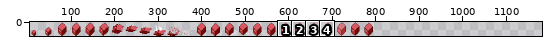
One commit to this sprite sheet: game/assets/actors/shapes/cube_enemy.png. The picture above shows the old version from afar; the outline marks the close-up.
Close-up. Before the edit:
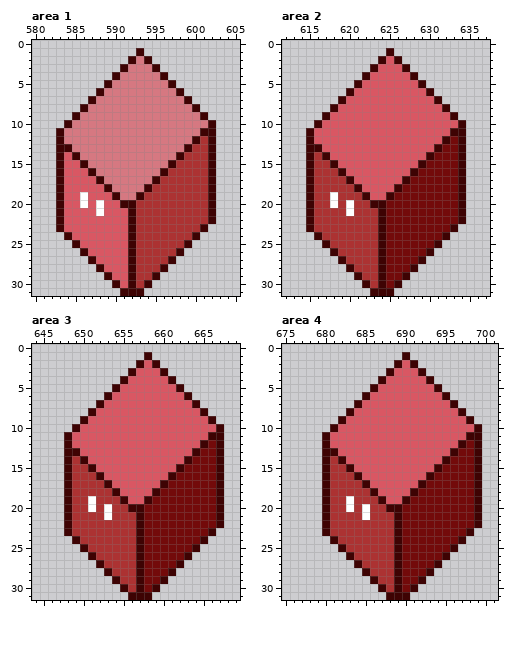
The file is 800x32 pixels. Shown: area 1: x 580..605, y 0..31; area 2: x 612..637, y 0..31; area 3: x 644..669, y 0..31; area 4: x 675..701, y 0..31. The old version is drawn lined up with the new one, on the new canvas. The wide view leaves out empty margins. The commit also changed other parts of the picture, which this record leaves out.
The result:
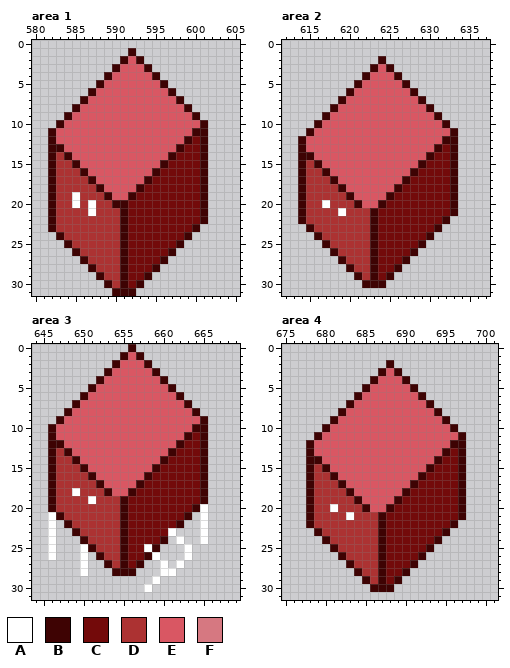
Palette (. is transparent): A #ffffff  B #3e0303  C #730a0a  D #ac3232  E #d95763  F #d67881
Change:
canvas 800x32 -> 1184x32
Changed rows in their new state; - is an unchanged pixel.
Area 1:
first column x 582:
 1 ----------B.---------
 2 ---------BEB.--------
 3 --------BEEEB.-------
 4 -------BEEEEEB.------
 5 ------BEEEEEEEB.-----
 6 -----BEEEEEEEEEB.----
 7 ----BEEEEEEEEEEEB.---
 8 ---BEEEEEEEEEEEEEB.--
 9 --BEEEEEEEEEEEEEEEB.-
10 -BEEEEEEEEEEEEEEEEEB.
11 BEEEEEEEEEEEEEEEEEB-.
12 BEEEEEEEEEEEEEEEEBCB.
13 B-EEEEEEEEEEEEEEBCCB.
14 BDBEEEEEEEEEEEEBCCCB.
15 BDDBEEEEEEEEEEBCCCCB.
16 BDDDBEEEEEEEEBCCCCCB.
17 BDDDDBEEEEEEBCCCCCCB.
18 BDDDDDBEEEEBCCCCCCCB.
19 BDDADDDBEEBCCCCCCCCB.
20 BDDADADDB-CCCCCCCCCB.
21 BDDDDADDDBCCCCCCCCCB.
22 BDDDDDDDDBCCCCCCCCCB.
23 BDDDDDDDDBCCCCCCCCB.-
24 -BDDDDDDDBCCCCCCCB.--
25 --BDDDDDDBCCCCCCB.---
26 ---BDDDDDBCCCCCB.----
27 ----BDDDDBCCCCB.-----
28 -----BDDDBCCCB.------
29 ------BDDBCCB.-------
30 -------BDBCB.--------
31 --------B--.---------
Area 2:
first column x 614:
 1 -----------.---------
 2 -----------..--------
 3 -----------B..-------
 4 ------------B..------
 5 -------------B..-----
 6 --------------B..----
 7 ---------------B..---
 8 ----------------B..--
 9 -----------------B..-
10 ------------------B..
11 --------------------.
12 BE-----------------B.
13 BEE----------------B.
14 B-EE---------------B.
15 BDBEE--------------B.
16 BD-BEE-------------B.
17 BD--BEE------------B.
18 BD---BEE-----------B.
19 BD--D-BEE----------B.
20 BD-AD-DBEE---------B.
21 BD---AD--BC--------B.
22 BD-------BC-------B..
23 ---------BC------B..-
24 ---------BC-----B..--
25 ---------BC----B..---
26 ---------BC---B..----
27 ---------BC--B..-----
28 ---------BC-B..------
29 ---------BCB..-------
30 ---------B-..--------
31 ---------...---------
Area 3:
first column x 646:
 0 ----------B-----------
 1 ---------BEB.---------
 2 --------BEEEB.--------
 3 -------BEEE--B.-------
 4 ------BEEE----B.------
 5 -----BEEE------B.-----
 6 ----BEEE--------B.----
 7 ---BEEE----------B.---
 8 --BEEE------------B.--
 9 -BEEE--------------B.-
10 BEEE--------------BB..
11 BEE--------------BCB..
12 BBE-------------BCC-..
13 BD-E-----------BCCCB..
14 BDDBE---------BCCC-B..
15 BDD-BE-------BCCC--B..
16 BDD--BE-----BCCC---B..
17 BDD---BE---BCCC----B..
18 BDDA---BE-BCCC-----B..
19 BDD-------CCC------B..
20 BDD--D-D-BCC------BA..
21 ABD----D-BCC-----B.A..
22 A--------BCC----B..A..
23 A-.B-----BCC---A...A.-
24 A--.B----BCC--B.A..A--
25 A---AB---BCCAB...A.---
26 A---A.B--BCCBA...A----
27 ----A-.B-BC-..A.A-----
28 ----A--.BBB...AA------
29 --------.....A.-------
30 ---------...A.--------
31 ----------...---------
Area 4:
first column x 678:
 1 ------------.---------
 2 ----------B...--------
 3 ---------BEB...-------
 4 --------BE--B...------
 5 -------BE----B...-----
 6 ------BE------B...----
 7 -----BE--------B...---
 8 ----BE----------B...--
 9 ---BE------------B...-
10 --BE--------------B...
11 -BE----------------B..
12 BEE---------------B-..
13 BEEE-------------BCB..
14 BBEEE-----------BC-B..
15 BD-EEE---------BC--B..
16 BDDBEEE-------BC---B..
17 BDD-BEEE-----BC----B..
18 BDD--BEEE---BC-----B..
19 BDD--DBEEE-BC------B..
20 BDDA-D-BEE-C-------B..
21 BDD--A-D-BCC-------B..
22 BDD------BCC------B...
23 -BD------BCC-----B...-
24 --BD-----BCC----B...--
25 ---BD----BCC---B...---
26 ----BD---BCC--B...----
27 -----BD--BCC-B...-----
28 ------BD-BCCB...------
29 -------BDBC-...-------
30 --------B-B...--------
31 ----------...---------
Boxes around the changes in both close-ups, in picture pixels (x1, y1, x2, y2):
changed: (48, 48, 216, 296)
changed: (298, 48, 466, 296)
changed: (48, 344, 224, 600)
changed: (306, 352, 482, 600)
